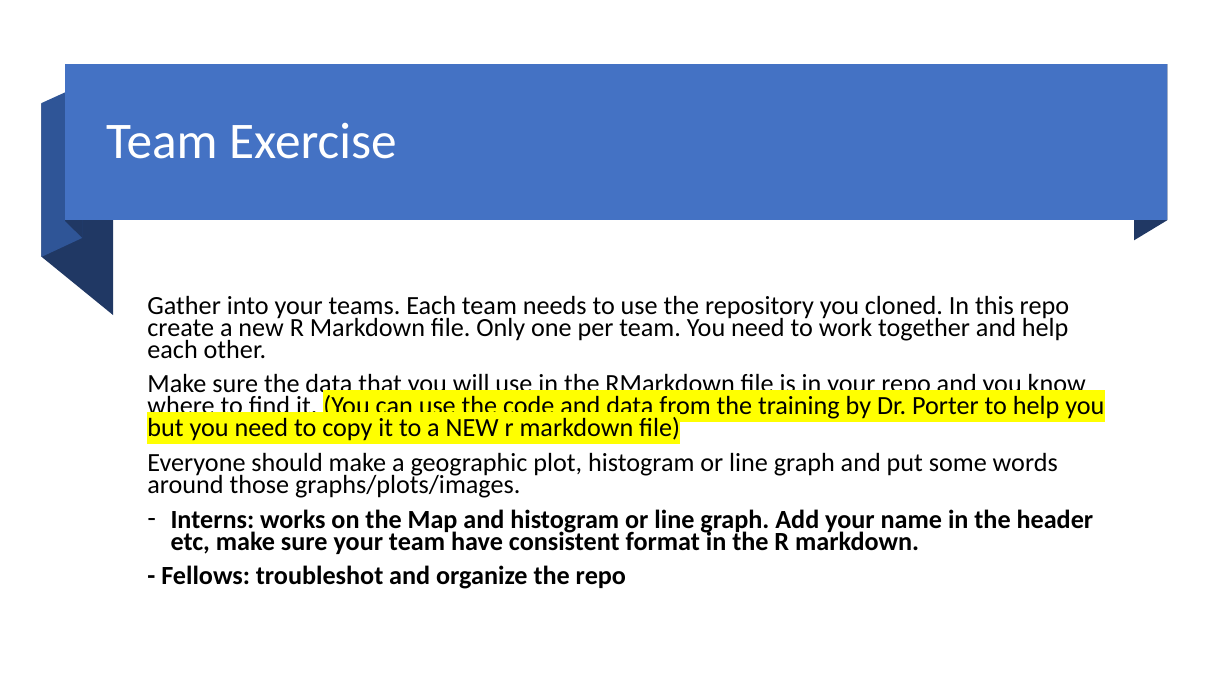
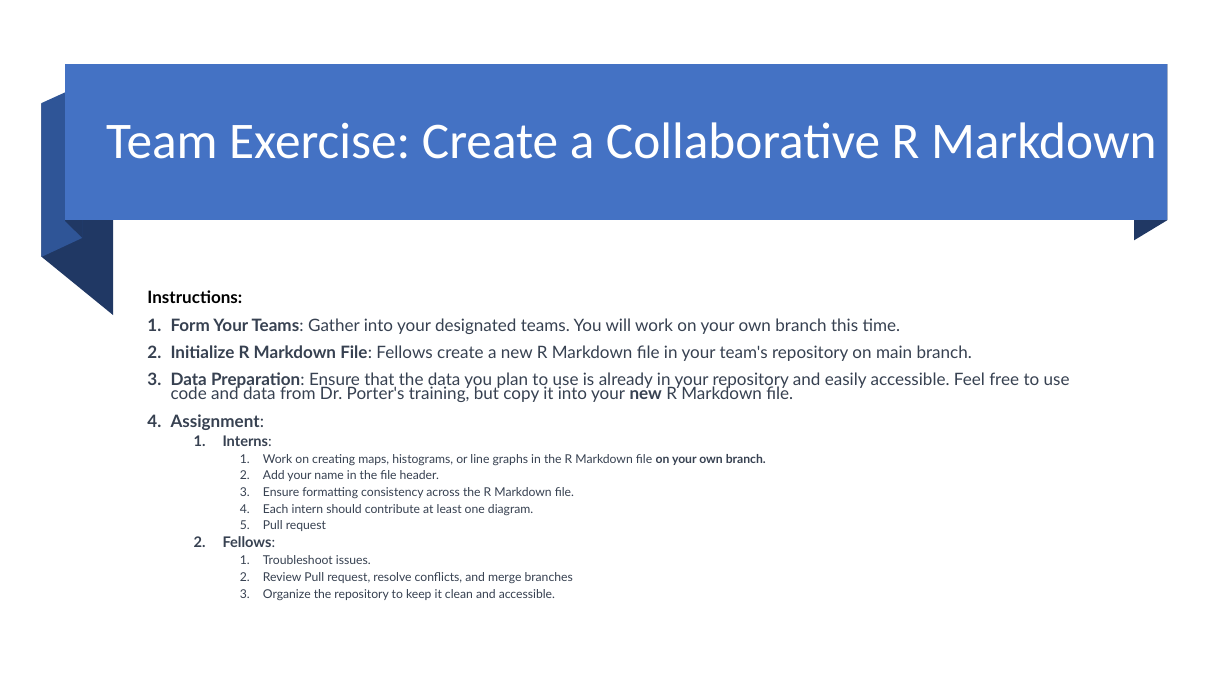
Before and after one commit to VT-Data-Science-For-The-Public-Good/Materials, a slide deck: slide 14 of DSPG- Git Exercise.pptx (slide 10 before the commit). Drawn at 1232x693 pixels with LibreOffice and Linux fonts; fonts in the diff are those of the drawing. Boxes give left, top, right and bottom in pixels: in the first picture for what was removed or moved away, otherwise in the second. Text is boxed around its words. In the diff, an @@ line names an element or a change of style, - is before the commit and + after.

Commit message:
Git Hands-on exercise

```diff
--- a/DSPG- Git Exercise.pptx
+++ b/DSPG- Git Exercise.pptx
@@ title at (106, 122, 1157, 159): text changed @@
-Team Exercise
+Team Exercise: Create a Collaborative R Markdown
@@ text at (147, 290, 1070, 600): text changed; size 20.4 to 13.3 pt; font Calibri to Lato; text colour #000000 to #374151 @@
-Gather into your teams. Each team needs to use the repository you cloned. In this repo create a new R Markdown file. Only one per team. You need to work together and help each other.
-Make sure the data that you will use in the RMarkdown file is in your repo and you know where to find it. (You can use the code and data from the training by Dr. Porter to help you but you need to copy it to a NEW r markdown file)
-Everyone should make a geographic plot, histogram or line graph and put some words around those graphs/plots/images.
-– Interns: works on the Map and histogram or line graph. Add your name in the header etc, make sure your team have consistent format in the R markdown.
-- Fellows: troubleshot and organize the repo
+Instructions:
+1. Form Your Teams: Gather into your designated teams. You will work on your own branch this time.
+2. Initialize R Markdown File: Fellows create a new R Markdown file in your team's repository on main branch.
+3. Data Preparation: Ensure that the data you plan to use is already in your repository and easily accessible. Feel free to use code and data from Dr. Porter's training, but copy it into your new R Markdown file.
+4. Assignment:
+  1. Interns:
+    1. Work on creating maps, histograms, or line graphs in the R Markdown file on your own branch.
+    2. Add your name in the file header.
+    3. Ensure formatting consistency across the R Markdown file.
+    4. Each intern should contribute at least one diagram.
+    5. Pull request
+  2. Fellows:
+    1. Troubleshoot issues.
+    2. Review Pull request, resolve conflicts, and merge branches
+    3. Organize the repository to keep it clean and accessible.
```
Also in this commit, not shown: 7 other slides changed, 4 slides added.
